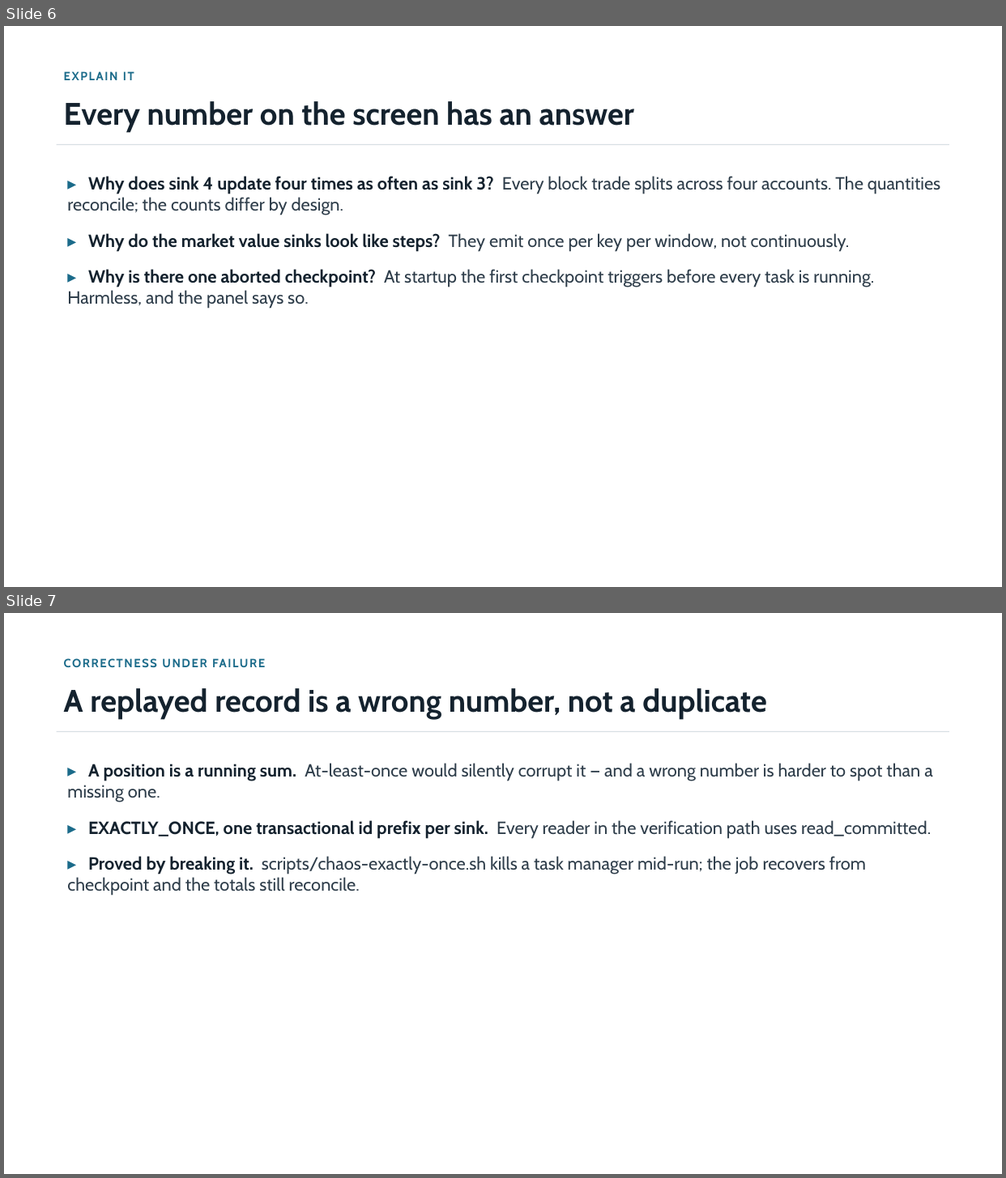
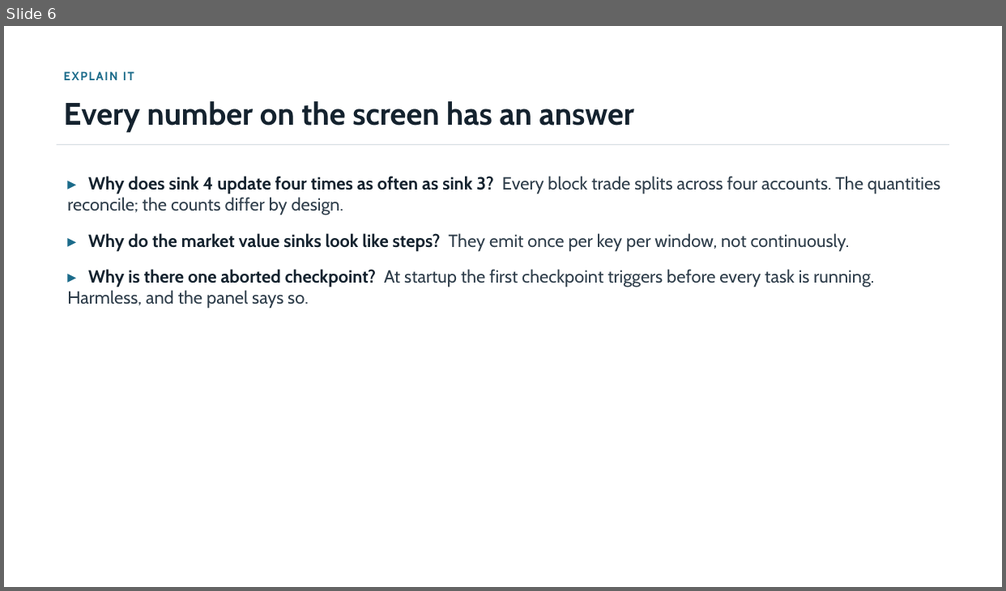
Before and after one commit to jimzucker/flink-training, a slide deck: docs/deck/final-demo.pptx. Shown one above the other, each under a label of ours: slides 6 and 7 before the commit, slide 6 after it. The pictures are 1006x1178 and 1006x591 pixels, drawn with LibreOffice and Linux fonts; fonts in the diff are those of the drawing. Boxes give left, top, right and bottom in pixels: in the first picture for what was removed or moved away, otherwise in the second. Text is boxed around its words. In the diff, an @@ line names an element or a change of style, - is before the commit and + after.

```diff
--- a/docs/deck/final-demo.pptx
+++ b/docs/deck/final-demo.pptx
@@ slide 7 removed at box(4, 613, 1002, 1174), background #FFFFFF @@
@@ text removed at box(57, 652, 955, 675) @@
-CORRECTNESS UNDER FAILURE
@@ text removed at box(64, 688, 767, 719) @@
-A replayed record is a wrong number, not a duplicate
@@ rectangle removed at box(57, 731, 949, 732) @@
@@ text removed at box(67, 763, 932, 896) @@
-▸ A position is a running sum. At-least-once would silently corrupt it — and a wrong number is harder to spot than a missing one.
-▸ EXACTLY_ONCE, one transactional id prefix per sink. Every reader in the verification path uses read_committed.
-▸ Proved by breaking it. scripts/chaos-exactly-once.sh kills a task manager mid-run; the job recovers from checkpoint and the totals still reconcile.
```
Also in this commit, not shown: 1 slide changed, 4 other slides removed, 7 other files.
